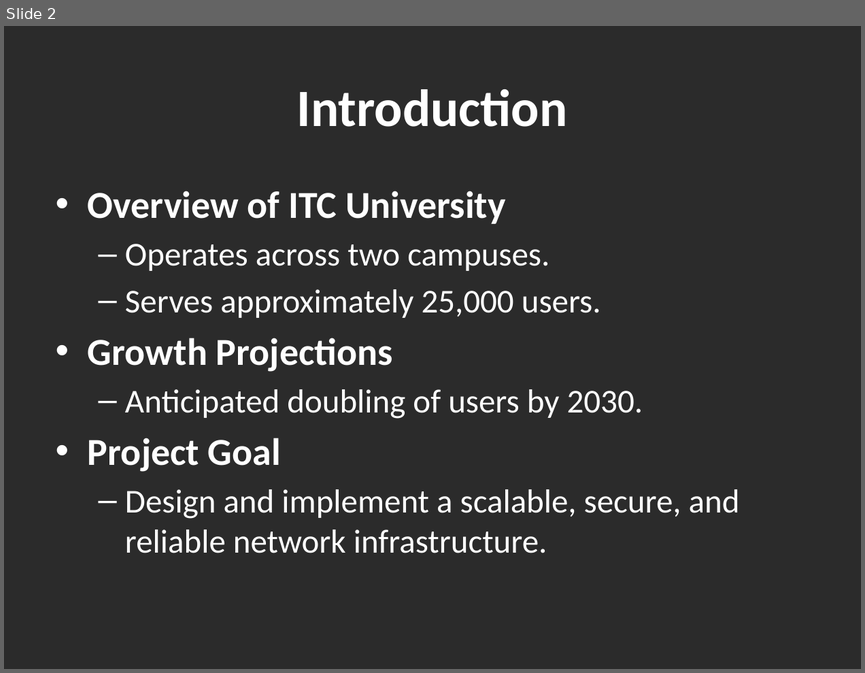
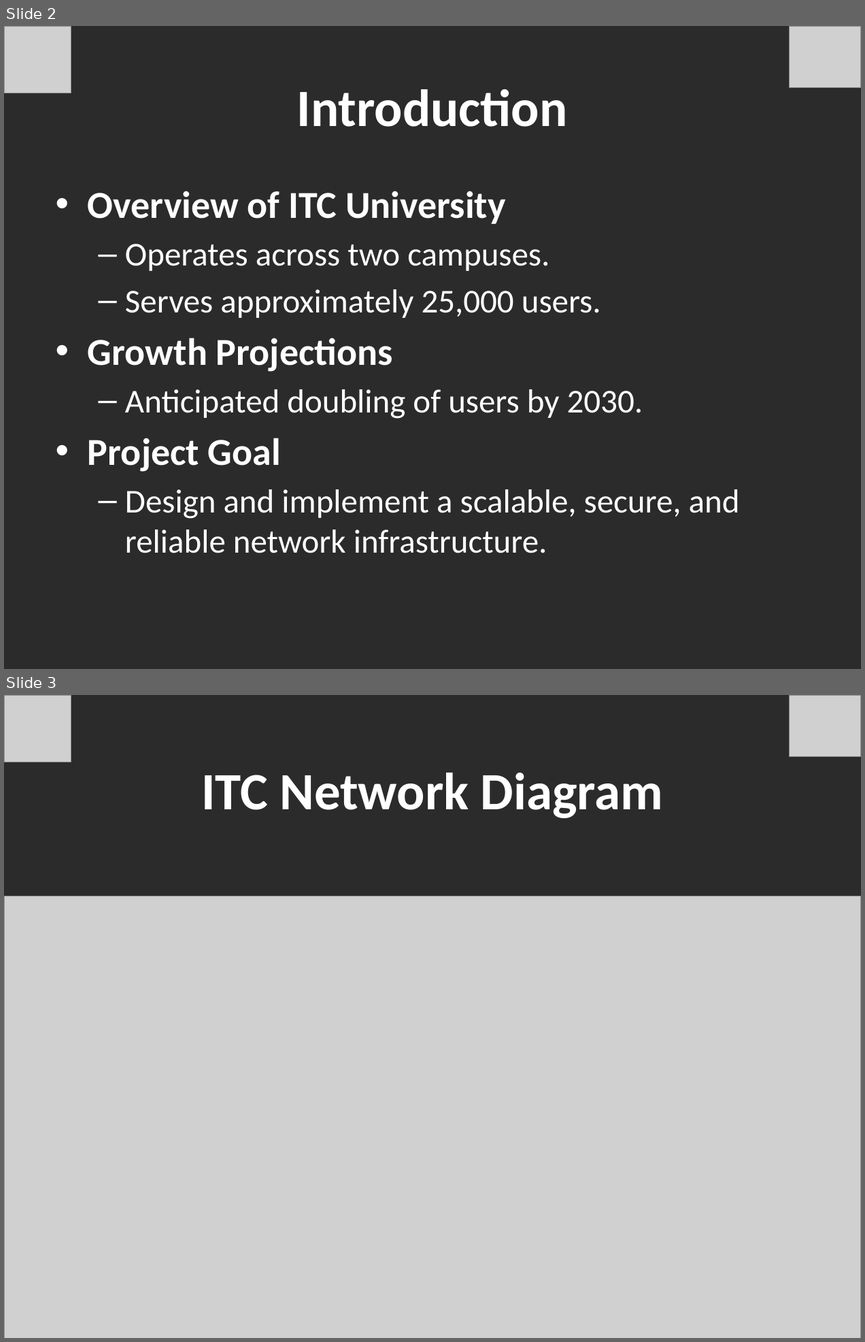
Before and after one commit to Zero-555/ITC-University-Network, a slide deck: Project Presentation-ITC University.pptx. Shown one above the other, each under a label of ours: slide 2 before the commit, slides 2 and 3 after it. The pictures are 865x673 and 865x1342 pixels, drawn with LibreOffice and Linux fonts; fonts in the diff are those of the drawing; grey boxes stand for pictures; background and template pictures are left out; a plain dark background stands for a picture behind light text. Boxes give left, top, right and bottom in pixels: in the first picture for what was removed or moved away, otherwise in the second. Text is boxed around its words. In the diff, an @@ line names an element or a change of style, - is before the commit and + after.

```diff
--- a/Project Presentation-ITC University.pptx
+++ b/Project Presentation-ITC University.pptx
@@ slide 3 added at (x1=4, y1=695, x2=861, y2=1338), background picture (left out) @@
@@ picture added at (x1=4, y1=695, x2=71, y2=762) @@
@@ picture added at (x1=789, y1=695, x2=861, y2=757) @@
@@ title added at (x1=201, y1=773, x2=663, y2=818), 44 pt, text #FFFFFF, bold @@
+ITC Network Diagram
@@ picture added at (x1=4, y1=896, x2=861, y2=1338) @@
@@ slide 2 changed as well @@
@@ picture added at (x1=4, y1=26, x2=71, y2=93) @@
@@ picture added at (x1=789, y1=26, x2=861, y2=88) @@
```
Also in this commit, not shown: 15 other slides changed.
